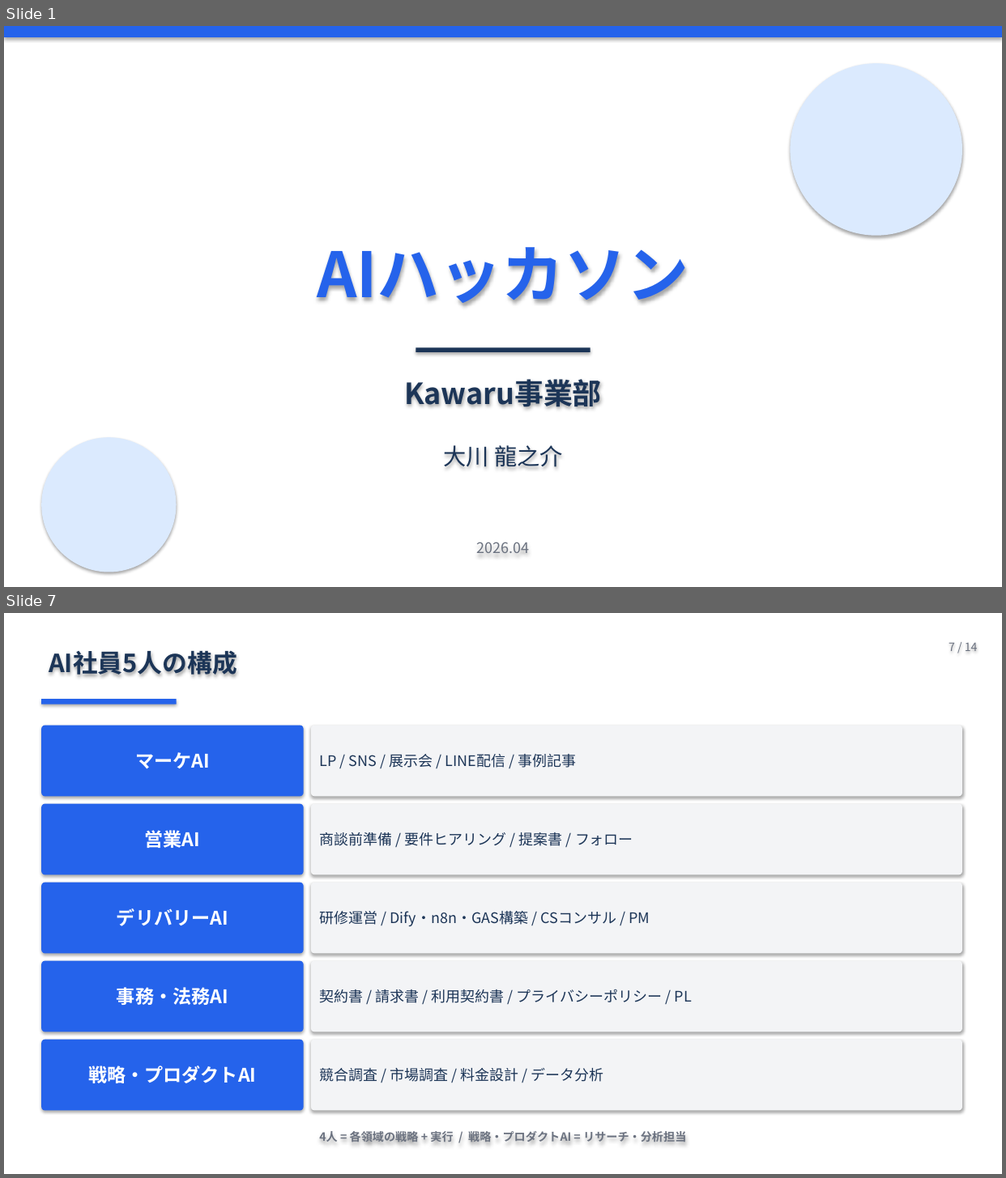
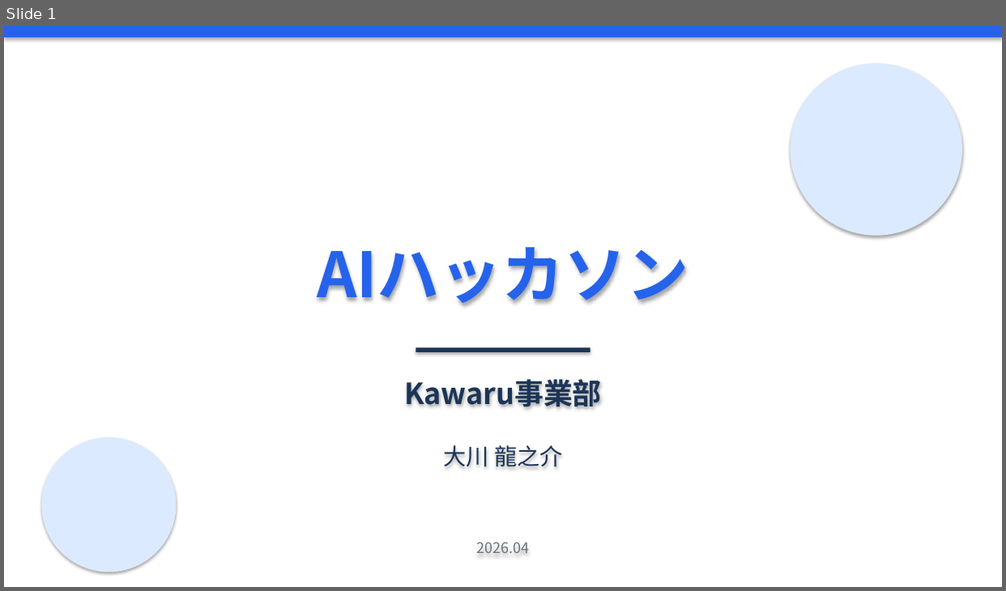
Before and after one commit to Ryunosuke-Okawa/Ryunosuke-n1, a slide deck: strategy/AI社員5人_発表_20260426.pptx. Shown one above the other, each under a label of ours: slides 1 and 7 before the commit, slide 1 after it; the slides between them are not shown. The pictures are 1006x1178 and 1006x591 pixels, drawn with LibreOffice and Linux fonts; fonts in the diff are those of the drawing. Boxes give left, top, right and bottom in pixels: in the first picture for what was removed or moved away, otherwise in the second. Text is boxed around its words. In the diff, an @@ line names an element or a change of style, - is before the commit and + after.

```diff
--- a/strategy/AI社員5人_発表_20260426.pptx
+++ b/strategy/AI社員5人_発表_20260426.pptx
@@ slide 7 removed at (4, 613, 1002, 1174), background #FFFFFF @@
@@ rectangle removed at (4, 613, 1002, 1174) @@
@@ text removed at (49, 651, 237, 675) @@
-AI社員5人の構成
@@ text removed at (948, 642, 978, 651) @@
-7 / 14
@@ rectangle removed at (41, 699, 177, 705) @@
@@ rounded rectangle removed at (41, 726, 304, 796) @@
-マーケAI
@@ rounded rectangle removed at (311, 726, 962, 796) @@
-LP / SNS / 展示会 / LINE配信 / 事例記事
@@ rounded rectangle removed at (41, 804, 304, 875) @@
-営業AI
@@ rounded rectangle removed at (311, 804, 962, 875) @@
-商談前準備 / 要件ヒアリング / 提案書 / フォロー
@@ rounded rectangle removed at (41, 883, 304, 954) @@
-デリバリーAI
@@ rounded rectangle removed at (311, 883, 962, 954) @@
-研修運営 / Dify・n8n・GAS構築 / CSコンサル / PM
@@ rounded rectangle removed at (41, 961, 304, 1033) @@
-事務・法務AI
@@ rounded rectangle removed at (311, 961, 962, 1033) @@
-契約書 / 請求書 / 利用契約書 / プライバシーポリシー / PL
@@ rounded rectangle removed at (41, 1040, 304, 1111) @@
-戦略・プロダクトAI
@@ rounded rectangle removed at (311, 1040, 962, 1111) @@
-競合調査 / 市場調査 / 料金設計 / データ分析
@@ text removed at (319, 1130, 686, 1144) @@
-4人 = 各領域の戦略 + 実行 / 戦略・プロダクトAI = リサーチ・分析担当
```
Also in this commit, not shown: 11 slides changed, 1 other slide removed, 1 other file.
